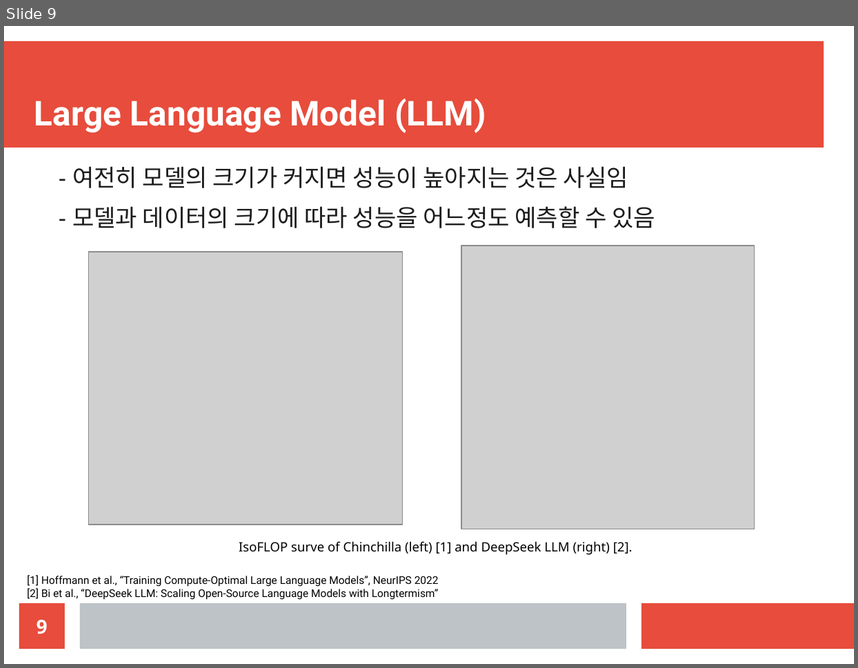
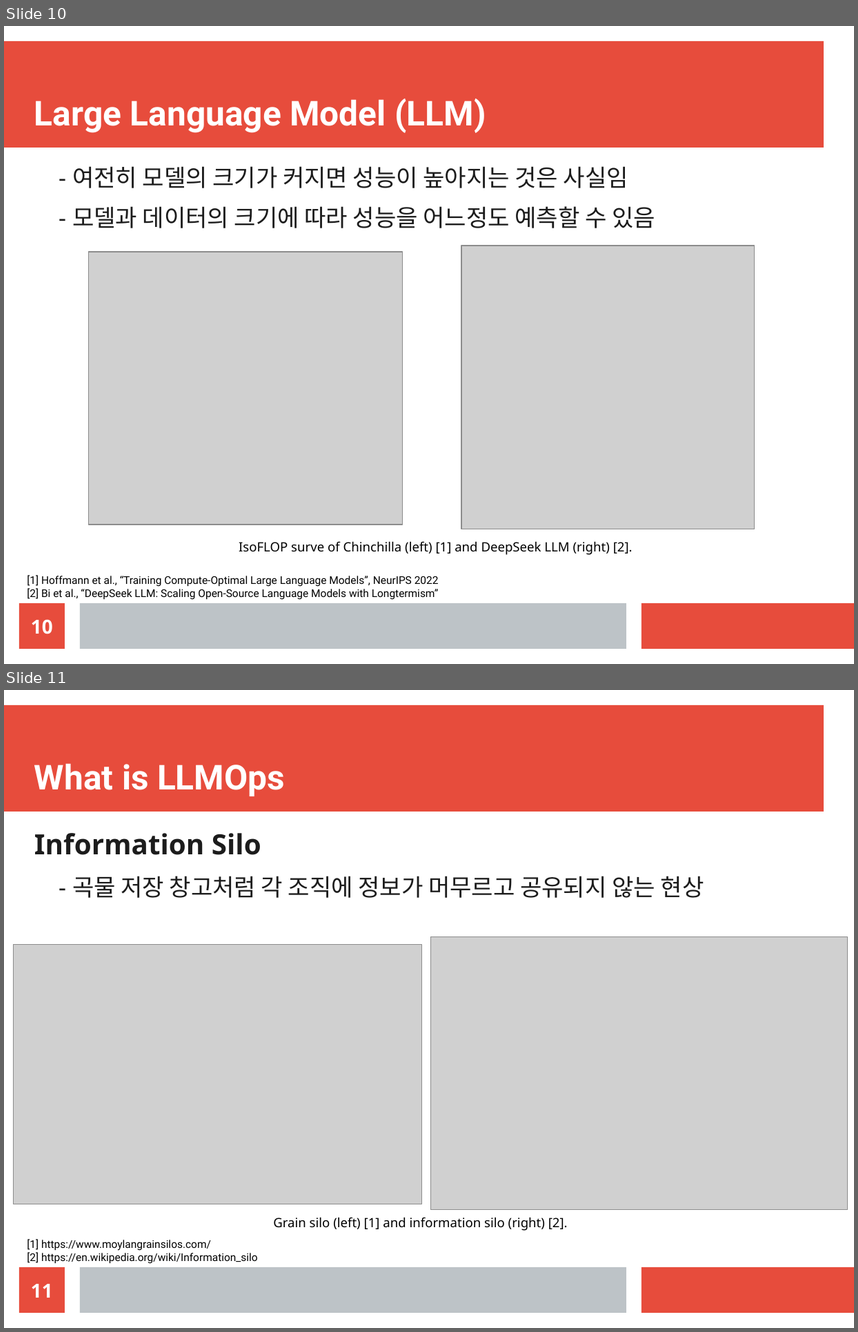
Before and after one commit to gmgu/LLMOps, a slide deck: slide/slide.odp. Shown one above the other, each under a label of ours: slide 9 before the commit, slides 10 and 11 after it. The pictures are 858x668 and 858x1332 pixels, drawn with LibreOffice and Linux fonts; fonts in the diff are those of the drawing; grey boxes stand for pictures. Boxes give left, top, right and bottom in pixels: in the first picture for what was removed or moved away, otherwise in the second. Text is boxed around its words. In the diff, an @@ line names an element or a change of style, - is before the commit and + after.

```diff
--- a/slide/slide.odp
+++ b/slide/slide.odp
@@ slide 11 added at bbox=[4, 690, 854, 1328], background #FFFFFF; not listed: 3 template elements that a slide beside it also shows @@
@@ title added at bbox=[34, 763, 285, 796], 32 pt, text #FFFFFF, bold @@
+What is LLMOps
@@ text added at bbox=[34, 833, 704, 898], 22 pt, text #1C1C1C @@
+Information Silo
+  - 곡물 저장 창고처럼 각 조직에 정보가 머무르고 공유되지 않는 현상
@@ picture added at bbox=[431, 937, 848, 1210] @@
@@ picture added at bbox=[13, 944, 422, 1204] @@
@@ text added at bbox=[273, 1216, 568, 1230], 12 pt, text #000000 @@
+Grain silo (left) [1] and information silo (right) [2].
@@ text added at bbox=[27, 1239, 258, 1263], 10 pt, text #000000 @@
+[1] https://www.moylangrainsilos.com/
+[2] https://en.wikipedia.org/wiki/Information_silo
@@ page number added at bbox=[19, 1267, 65, 1312], fill #E74C3C, 18 pt, text #FFFFFF, bold @@
+11
@@ what was slide 9 is now slide 10 @@
@@ page number at bbox=[31, 619, 53, 634]: text changed @@
-9
+10
```
Also in this commit, not shown: 4 slides changed, 4 other slides added, 2 slides removed.
